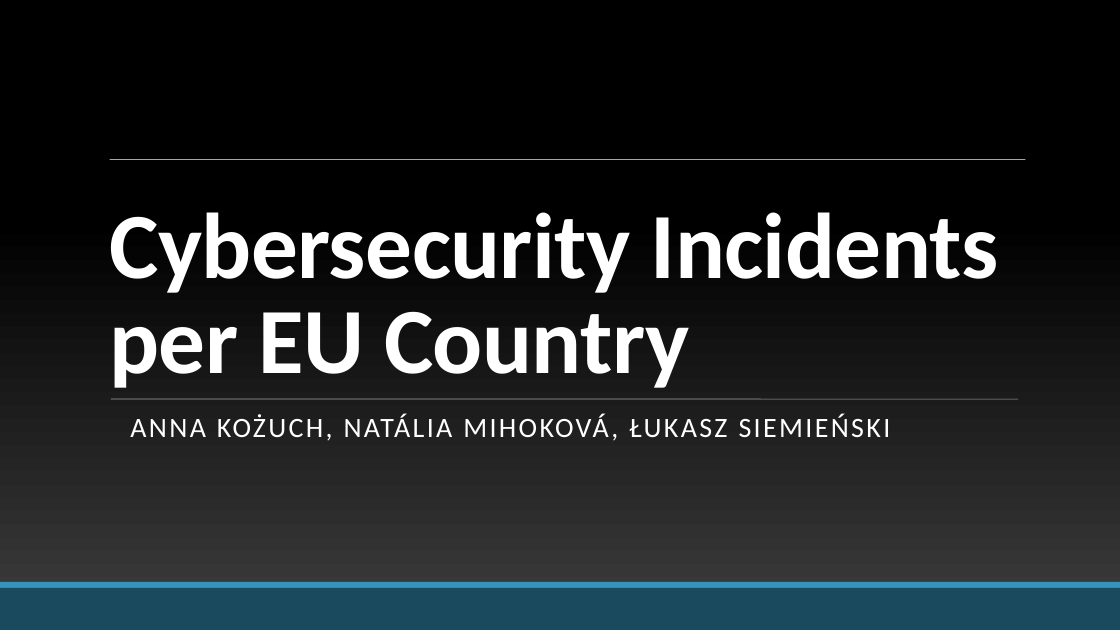
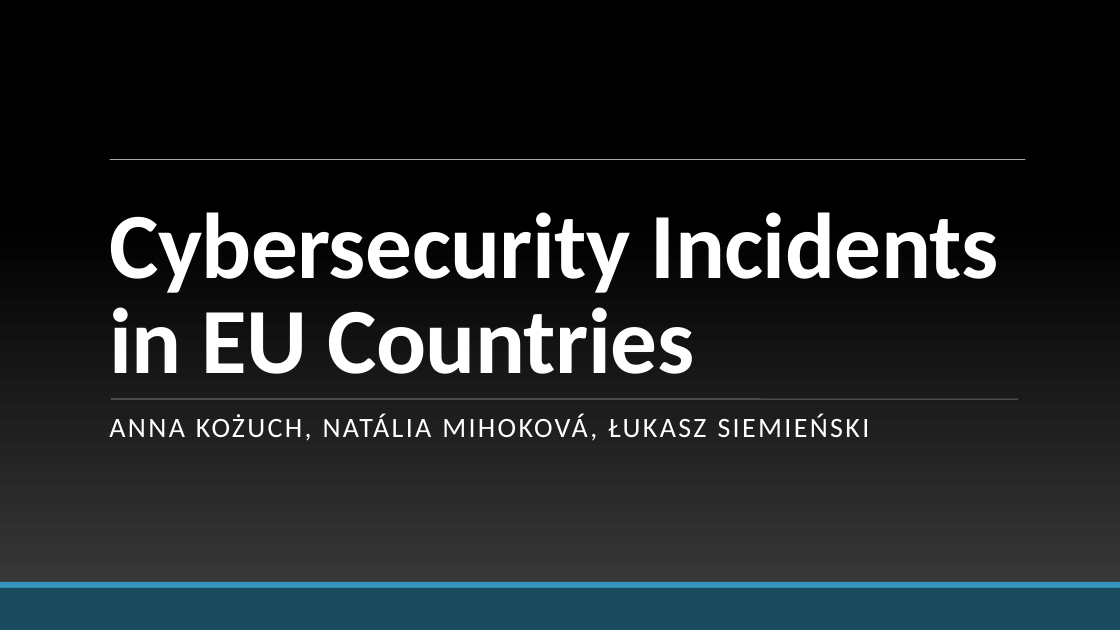
Before and after one commit to KozA777/cyber_project, a slide deck: slide 1 of FINAL_PRESENTATION.pptx. Drawn at 1120x630 pixels with LibreOffice and Linux fonts; fonts in the diff are those of the drawing; background and template pictures are left out. Boxes give left, top, right and bottom in pixels: in the first picture for what was removed or moved away, otherwise in the second. Text is boxed around its words. In the diff, an @@ line names an element or a change of style, - is before the commit and + after.

```diff
--- a/FINAL_PRESENTATION.pptx
+++ b/FINAL_PRESENTATION.pptx
@@ title at (109, 212, 999, 374): text changed @@
-Cybersecurity Incidents per EU Country
+Cybersecurity Incidents in EU Countries
@@ subtitle "ANNA KOŻUCH, NATÁLIA MIHOKOVÁ, ŁUKASZ ..." at (109, 414, 870, 441): indent changed @@
```
Also in this commit, not shown: 13 other slides changed, 2 slides removed.
